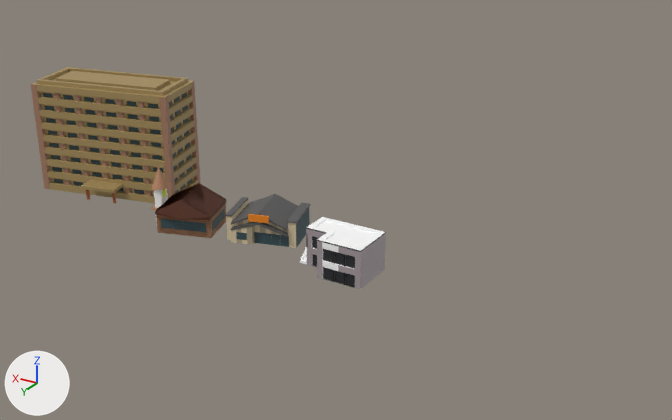
An edit to the Blender file build3.blend, drawn before and after from the same camera.
Before and after are seen from a camera (50 mm lens) standing at (-16.99, 16.65, 9.44) and looking at (-6.84, -0.26, 0.99). Every picture has the same lights, and +X, +Y and +Z are marked at lower left.

The scene before the commit, as lines of its bpy script (objects in view):
```python
ob_立方体_001 = bpy.data.objects.new('立方体.001', me_立方体_002)
ob_立方体_001.location = (0.03, -0.52, 0.16)
ob_立方体_001.rotation_euler = (0.0, 0.0, 0.225)  # degrees (0, 0, 13)
ob_立方体_001.scale = (0.465, 0.446, 0.0291)
ob_立方体_019 = bpy.data.objects.new('立方体.019', me_立方体_019)
ob_立方体_019.location = (-5.14, 0.06, 0.32)
ob_立方体_019.rotation_euler = (0.0, 0.0, 0.276)  # degrees (0, 0, 16)
ob_立方体_019.scale = (2.5, 3.41, 2.66)
ob_立方体_020 = bpy.data.objects.new('立方体.020', me_立方体_020)
ob_立方体_020.location = (-4.89, 0.72, 0.26)
ob_立方体_020.rotation_euler = (0.0, 0.0, 0.276)  # degrees (0, 0, 16)
ob_立方体_020.scale = (0.247, 0.161, 0.376)
ob_立方体_021 = bpy.data.objects.new('立方体.021', me_立方体_021)
ob_立方体_021.location = (-5.25, 0.58, 0.24)
ob_立方体_021.rotation_euler = (0.0, 0.0, 0.276)  # degrees (0, 0, 16)
ob_立方体_021.scale = (0.26, 0.771, 0.356)
ob_立方体_023 = bpy.data.objects.new('立方体.023', me_立方体_023)
ob_立方体_023.location = (-6.08, 0.21, 0.41)
ob_立方体_023.rotation_euler = (0.0, 0.0, 1.846)  # degrees (0, 0, 106)
ob_立方体_023.scale = (0.328, 0.771, 0.804)
ob_立方体_025 = bpy.data.objects.new('立方体.025', me_立方体_025)
ob_立方体_025.location = (-5.93, -0.3, 0.41)
ob_立方体_025.rotation_euler = (0.0, 0.0, 1.846)  # degrees (0, 0, 106)
ob_立方体_025.scale = (0.328, 0.771, 0.804)
# also in view: '立方体.012' at (0.03, -0.52, 2.53); '立方体.007' at (0.03, -0.52, 0.84); '立方体.008' at (0.03, -0.52, 1.18); '立方体.013' at (0.03, -0.52, 2.92); '立方体.005' at (0.05, -0.51, 1.44)
```
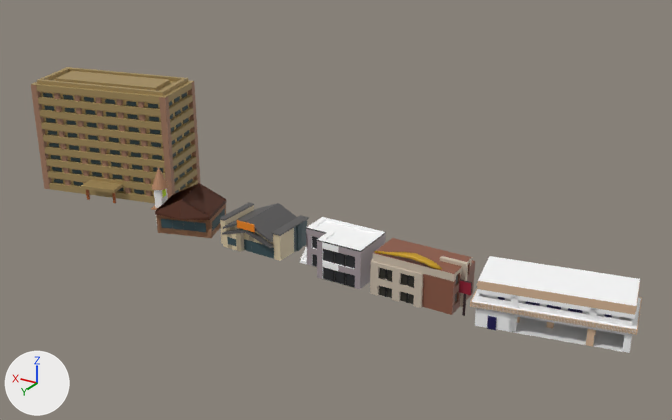
What changed in the scene script:
```text
Add me_立方体_030:
    me_立方体_030.from_pydata([(0.406, -0.021, 1.005), (0.406, -0.021, 1.273), (0.406, -0.065, 1.005), (0.406, -0.065, 1.273), (0.661, -0.021, 1.005), (0.661, -0.021, 1.273), (0.661, -0.065, 1.005), (0.661, -0.065, 1.273)], [], [(0, 1, 3, 2), (2, 3, 7, 6), (6, 7, 5, 4), (4, 5, 1, 0), (2, 6, 4, 0), (7, 3, 1, 5), (0, 1, 3, 5, 7, 6, 4, 2)])
    for i in [4, 5, 6]: me_立方体_030.polygons[i].material_index = 1
    me_立方体_030.materials.append(mat_マテリアル_047)  # red #951732
    me_立方体_030.materials.append(mat_マテリアル_048)  # brown #372325
Change ob_立方体_019:
    ob_立方体_019.location: (-5.14, 0.06, 0.32) -> (-5.34, 0.52, 0.32)
    ob_立方体_019.rotation_euler: (0.0, 0.0, 0.276) -> (0.0, 0.0, -0.0333)  # degrees (0, 0, 16) -> degrees (0, 0, -1.9)
Change ob_立方体_020:
    ob_立方体_020.location: (-4.89, 0.72, 0.26) -> (-4.9, 1.08, 0.26)
    ob_立方体_020.rotation_euler: (0.0, 0.0, 0.276) -> (0.0, 0.0, -0.0333)  # degrees (0, 0, 16) -> degrees (0, 0, -1.9)
Change ob_立方体_021:
    ob_立方体_021.location: (-5.25, 0.58, 0.24) -> (-5.28, 1.05, 0.24)
    ob_立方体_021.rotation_euler: (0.0, 0.0, 0.276) -> (0.0, 0.0, -0.0333)  # degrees (0, 0, 16) -> degrees (0, 0, -1.9)
Change ob_立方体_023:
    ob_立方体_023.location: (-6.08, 0.21, 0.41) -> (-6.23, 0.35, 0.41)
    ob_立方体_023.rotation_euler: (0.0, 0.0, 1.846) -> (0.0, 0.0, 1.775)  # degrees (0, 0, 106) -> degrees (0, 0, 102)
Change ob_立方体_025:
    ob_立方体_025.location: (-5.93, -0.3, 0.41) -> (-6.2, 0.42, 0.41)
    ob_立方体_025.rotation_euler: (0.0, 0.0, 1.846) -> (0.0, 0.0, 1.536)  # degrees (0, 0, 106) -> degrees (0, 0, 88)
Add ob_立方体_033:
    ob_立方体_033 = bpy.data.objects.new('立方体.033', me_立方体_033)  # 1856 vertices, 1392 faces; spans x -1.0..286.0, y -40.0..0.0, z -1.0..1.0; in mat_マテリアル_053 (beige #dcba9a)
    ob_立方体_033.location = (-14.06, 1.04, 0.62)
    ob_立方体_033.rotation_euler = (0.0, 0.0, 0.191)  # degrees (0, 0, 11)
    ob_立方体_033.scale = (0.0108, 0.0327, 0.0708)
Add ob_立方体_032:
    ob_立方体_032 = bpy.data.objects.new('立方体.032', me_立方体_032)  # 2340 vertices, 2223 faces; spans x -1.92..1.93, y -1.16..1.1, z -0.53..0.53; in mat_マテリアル_044 (white #ffffff), mat_マテリアル_050 (beige #dcba9a), mat_マテリアル_051 (dark blue #130952), mat_マテリアル_052 (white #e7e7e7), mat_マテリアル_055 (brown #402617), mat_マテリアル_056 (brown #9a5a1d), mat_マテリアル_057 (beige #e4c88e)
    ob_立方体_032.location = (-12.44, 0.71, 0.62)
    ob_立方体_032.rotation_euler = (0.0, 0.0, 0.191)  # degrees (0, 0, 11)
    ob_立方体_032.scale = (0.803, 0.568, 0.936)
Add ob_立方体_031:
    ob_立方体_031 = bpy.data.objects.new('立方体.031', me_立方体_030)
    ob_立方体_031.location = (-11.26, 1.24, -0.43)
Add ob_円柱:
    ob_円柱 = bpy.data.objects.new('円柱', me_円柱)  # 64 vertices, 34 faces; spans x -0.029..0.029, y -0.019..0.019, z -0.262..0.262; in mat_マテリアル_049 (brown #372325)
    ob_円柱.location = (-10.73, 1.2, 0.33)
Add ob_立方体_030:
    ob_立方体_030 = bpy.data.objects.new('立方体.030', me_立方体_031)  # 98 vertices, 96 faces; spans x -0.73..1.55, y -0.1..0.11, z -0.1..0.09; in mat_マテリアル_045 (yellow #c79912)
    ob_立方体_030.location = (-9.78, 1.34, 1.13)
    ob_立方体_030.scale = (0.676, 1.0, 1.0)
Add ob_立方体_029:
    ob_立方体_029 = bpy.data.objects.new('立方体.029', me_立方体_029)  # 1488 vertices, 1464 faces; spans x -1.02..0.98, y -0.16..0.18, z -0.46..0.53; in mat_マテリアル_041 (brown #8c5945), mat_マテリアル_042 (light grey #cabcaa), mat_マテリアル_043 (black #333128), mat_マテリアル_046 (black #000000)
    ob_立方体_029.location = (-9.64, 0.86, 0.58)
    ob_立方体_029.scale = (0.98, 3.4, 0.993)
```

Where the change shows, as pixel boxes (x1, y1, x2, y2) in the pictures (672 x 420 px):
'立方体.032', added: after (472, 256, 641, 353)
'立方体.029', added: after (370, 238, 475, 315)
'立方体.019', moved, turned: before (225, 194, 311, 248); after (219, 202, 309, 261)
'立方体.021', moved, turned: before (254, 232, 289, 247); after (244, 239, 274, 259)
'立方体.033', added (beige): after (471, 297, 641, 335)
'立方体.020', moved, turned: before (231, 226, 254, 245); after (223, 233, 244, 252)
'立方体.030', added: after (374, 251, 442, 270)
'立方体.025', moved, turned: before (303, 208, 310, 238); after (294, 220, 307, 252)
'立方体.023', moved, turned: before (296, 216, 303, 248); after (296, 223, 302, 251)
'立方体.031', added: after (459, 279, 472, 295)
'円柱', added: after (462, 294, 466, 316)
